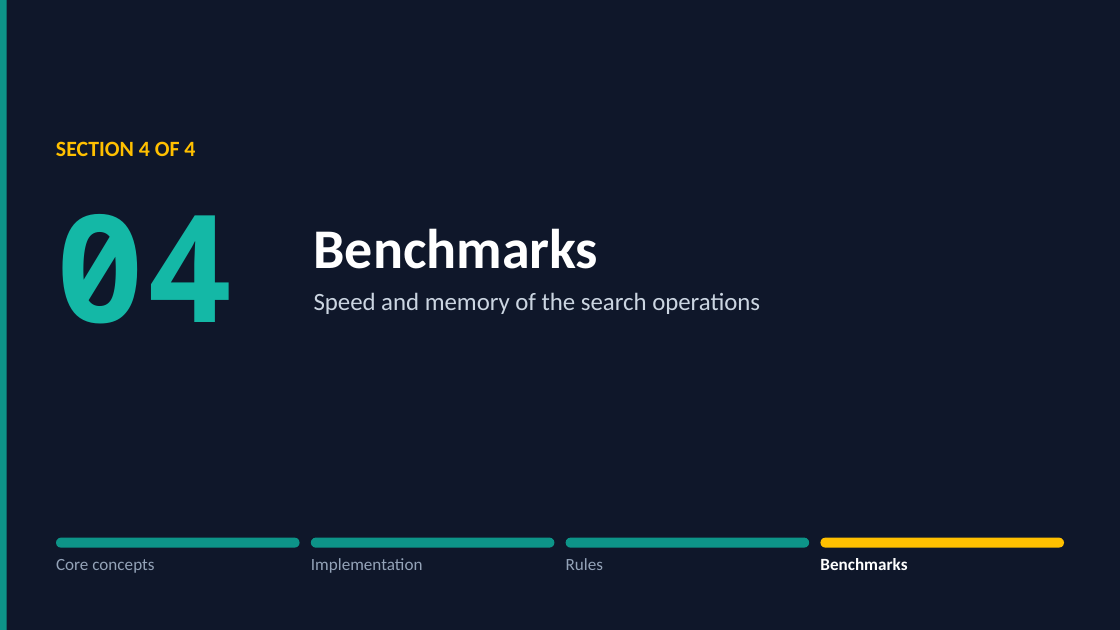
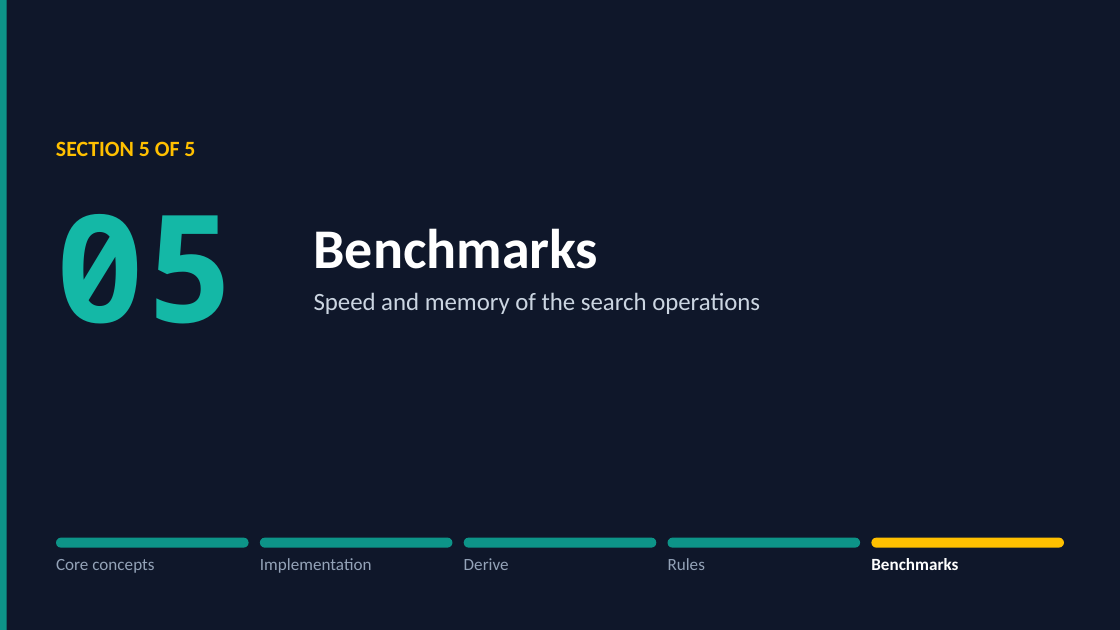
Before and after one commit to gdt050579/whereexpr, a slide deck: slide 39 of whereexpr.pptx (slide 36 before the commit). Drawn at 1120x630 pixels with LibreOffice and Linux fonts; fonts in the diff are those of the drawing. Boxes give left, top, right and bottom in pixels: in the first picture for what was removed or moved away, otherwise in the second. Text is boxed around its words. In the diff, an @@ line names an element or a change of style, - is before the commit and + after.

```diff
--- a/whereexpr.pptx
+++ b/whereexpr.pptx
@@ text at (x1=56, y1=141, x2=195, y2=156): text changed @@
-SECTION 4 OF 4
+SECTION 5 OF 5
@@ text at (x1=56, y1=214, x2=235, y2=324): text changed @@
-04
+05
@@ rounded rectangle resized from (x1=56, y1=538, x2=299, y2=548) to (x1=56, y1=538, x2=249, y2=548) @@
@@ rounded rectangle resized from (x1=310, y1=538, x2=553, y2=548) to (x1=260, y1=538, x2=452, y2=548) @@
@@ rounded rectangle added at (x1=464, y1=538, x2=656, y2=548), fill #0D9488 @@
@@ rounded rectangle resized from (x1=566, y1=538, x2=809, y2=548) to (x1=668, y1=538, x2=860, y2=548) @@
@@ rounded rectangle resized from (x1=821, y1=538, x2=1064, y2=548) to (x1=871, y1=538, x2=1064, y2=548) @@
@@ text "Implementation" moved from (x1=311, y1=558, x2=423, y2=573) to (x1=260, y1=558, x2=372, y2=573) @@
@@ text added at (x1=464, y1=558, x2=509, y2=570), 11 pt, text #94A3B8 @@
+Derive
@@ text "Rules" moved from (x1=566, y1=558, x2=603, y2=570) to (x1=668, y1=558, x2=705, y2=570) @@
@@ text "Benchmarks" moved from (x1=820, y1=558, x2=907, y2=570) to (x1=871, y1=558, x2=958, y2=570) @@
```
Also in this commit, not shown: 6 other slides changed, 3 slides added, 1 other file.
